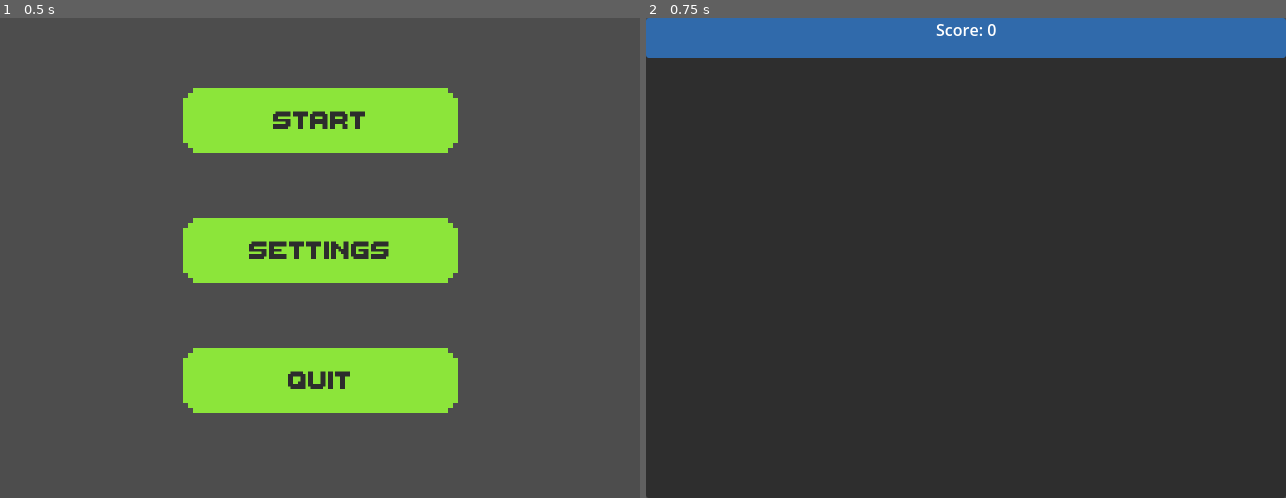
Above: before the commit, frames 1-2 (left to right).
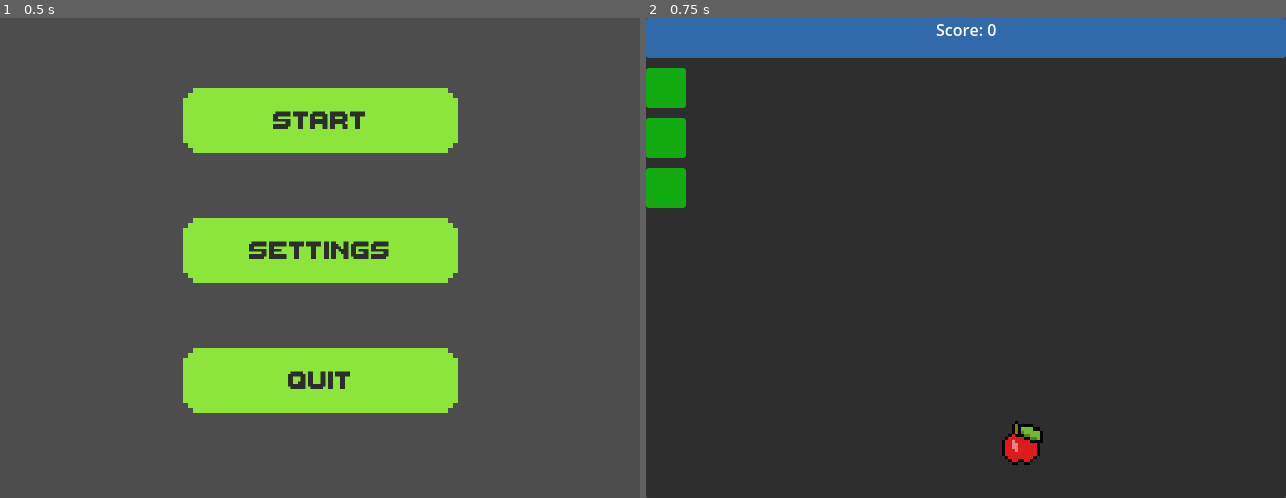
Above: after the commit, the same moments.

Repository: WyattHapper/MACS-Hackathon-2026
Game: Godot game, scene res://MainMenu/main_menu.tscn
Two runs of this game, one before a commit and one after it. Both use one fixed random seed, a clock stepped at 60 frames per second and the inputs below.
Inputs:
- Up to frame 1 (0.5 s): no input
- Up to frame 2 (0.75 s): click "Start" at 0.5 s

Frame 1 is identical in both runs. In frame 2, 2.0% of the frame differs, in the area x 0-63%, y 10-94%.
Error before the commit: Parse Error: Identifier "can_move" not declared in the current scope. (res://Game/game.gd:66)

Commit message:
Fixed errors with snake, timer doesn't move snake

Diff:
--- a/hackathon-2026/Game/game.gd
+++ b/hackathon-2026/Game/game.gd
@@ -37,7 +37,7 @@
 
 # Clears snake data and makes a new snake
 func make_snake():
-	snake.Initialize()
+	snake.InitializeSnake()
 
 # Adds a cell to the snake
 func add_cell(pos):
@@ -63,8 +63,9 @@
 
 # Connected to timer node so every time it hits the set time it calls this
 func _on_timer_timeout() -> void:
-	can_move = true
-	move_snake()
+	#can_move = true
+	print("Moving Snake")
+	snake.move_snake()
 
 func get_random_position() -> Vector2:
 	var random_x = randi_range(0, grid_width - 1)
--- a/hackathon-2026/Snake/snake_cell.tscn
+++ b/hackathon-2026/Snake/snake_cell.tscn
@@ -6,3 +6,5 @@
 [node name="Panel" type="Panel" parent="." unique_id=1107111646]
 offset_right = 40.0
 offset_bottom = 40.0
+
+[node name="Area2D" type="Area2D" parent="." unique_id=1647438759]
--- a/hackathon-2026/Snake/snake_script.gd
+++ b/hackathon-2026/Snake/snake_script.gd
@@ -16,7 +16,7 @@
 var can_move: bool
 
 #game data
-@onready var game = $Game
+@onready var game = $".."
 
 # Exporting snake cell variable to inspector for ease of use
 @export var snake_cell_scene: PackedScene
@@ -27,7 +27,7 @@
 	pass # Replace with function body.
 
 # Called every frame. 'delta' is the elapsed time since the previous frame.
-func _process(delta: float) -> void:
+func _process(_delta: float) -> void:
 	handle_input()
 
 
@@ -36,7 +36,9 @@
 	can_move = true
 	snake.clear()
 	for i in range(3):
-		snake.push_back(start_pos + Vector2(0, i))
+		snake.push_front(start_pos + Vector2(0, 2-i))
+		add_cell(snake[0])
+	print("Snake Initialized")
 
 # Handles user input
 func handle_input() -> void:
@@ -49,10 +51,9 @@
 		if Input.is_action_just_pressed(action) and new_dir != -move_dir and new_dir != move_dir:
 			move_dir = new_dir
 			can_move = false
+			return
 
 func move_snake() -> void:
-	# Copies the current step data into last step and moves the head data
-	#last_step_data = current_step_data.duplicate()
 	var new_position = snake[0] + move_dir
 
 	# Wrap snake to other side
@@ -65,19 +66,13 @@
 	elif new_position.y < 0:
 		new_position.y = game.grid_size
 
-	# Moves all of the data to be one square ahead
-	#for i in range(1, current_step_data.size()):
-		#current_step_data[i] = last_step_data[i - 1]
-
-	# Moves the actual snake cell objects one square ahead
-	#for i in snake.size():
-		#snake[i].position = (current_step_data[i] * cell_size) + Vector2(0, cell_size)
-
-	#Previous code not needed, remove the last cell and add a new one to the front
+	print(%"Moving To: s{new_position}")
+	#remove the last cell and add a new one to the front
 	snake.pop_back()
 	snake.push_front(new_position)
 	snake_cells.pop_back()
 	add_cell(snake[0])
+	can_move = true
 
 # Adds a cell to the snake
 func add_cell(pos):
